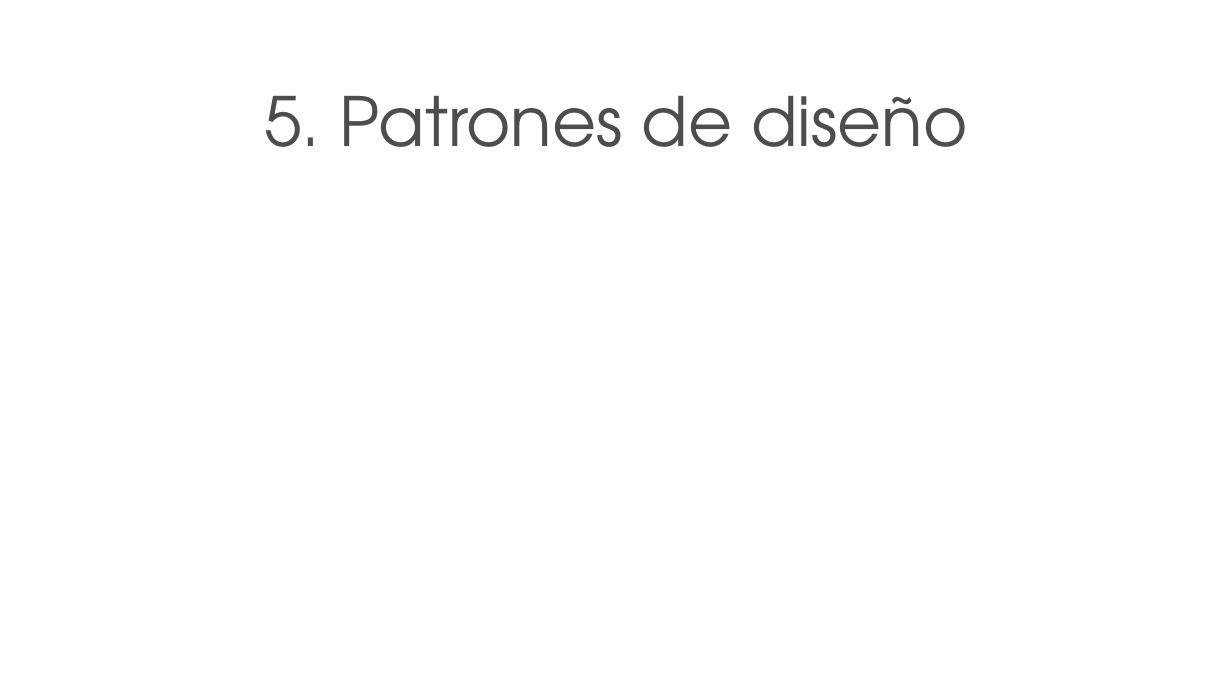
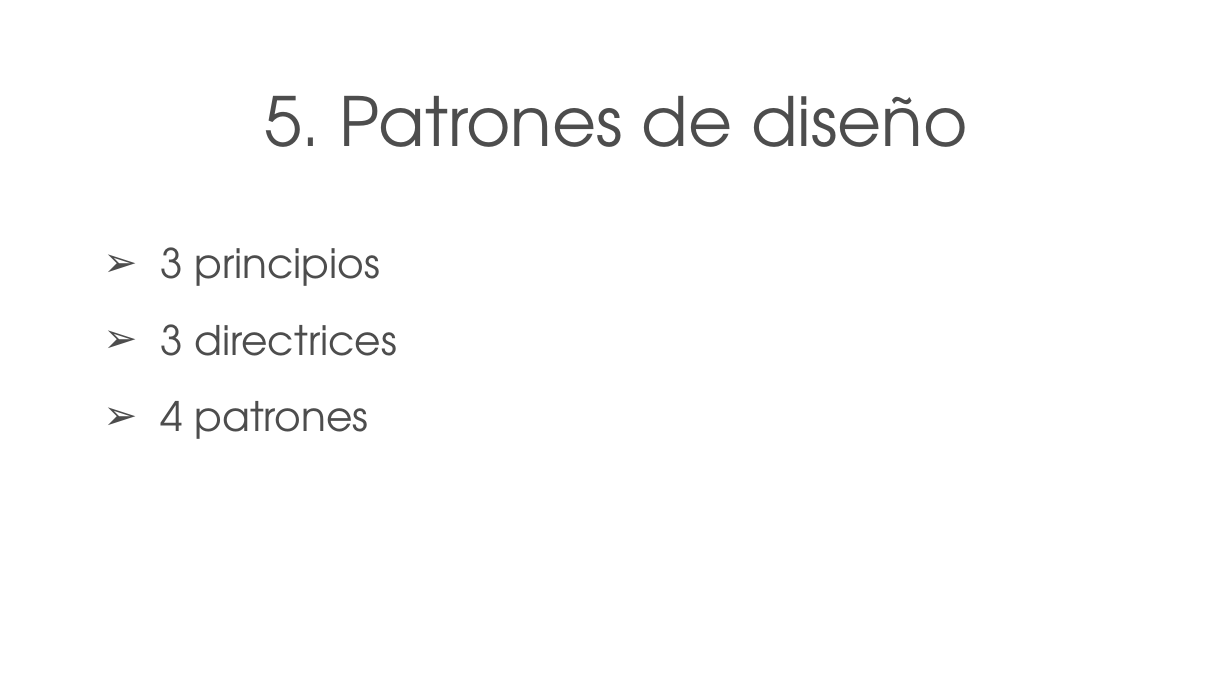
Before and after one commit to Dmon4516/IPC-Practices, a slide deck: slide 15 of Practica8/presentacion/Proyecto Práctica 8.ppt (slide 17 before the commit). Drawn at 1232x693 pixels with LibreOffice and Linux fonts; fonts in the diff are those of the drawing; background and template pictures are left out. Boxes give left, top, right and bottom in pixels: in the first picture for what was removed or moved away, otherwise in the second. Text is boxed around its words. In the diff, an @@ line names an element or a change of style, - is before the commit and + after.

```diff
--- a/Practica8/presentacion/Proyecto Práctica 8.ppt
+++ b/Practica8/presentacion/Proyecto Práctica 8.ppt
@@ text added at (161, 247, 397, 439), 30 pt, text #4D4D4D @@
+➢ 3 principios
+➢ 3 directrices
+➢ 4 patrones
```
Also in this commit, not shown: 5 other slides changed, 2 slides removed, 3 other files.
